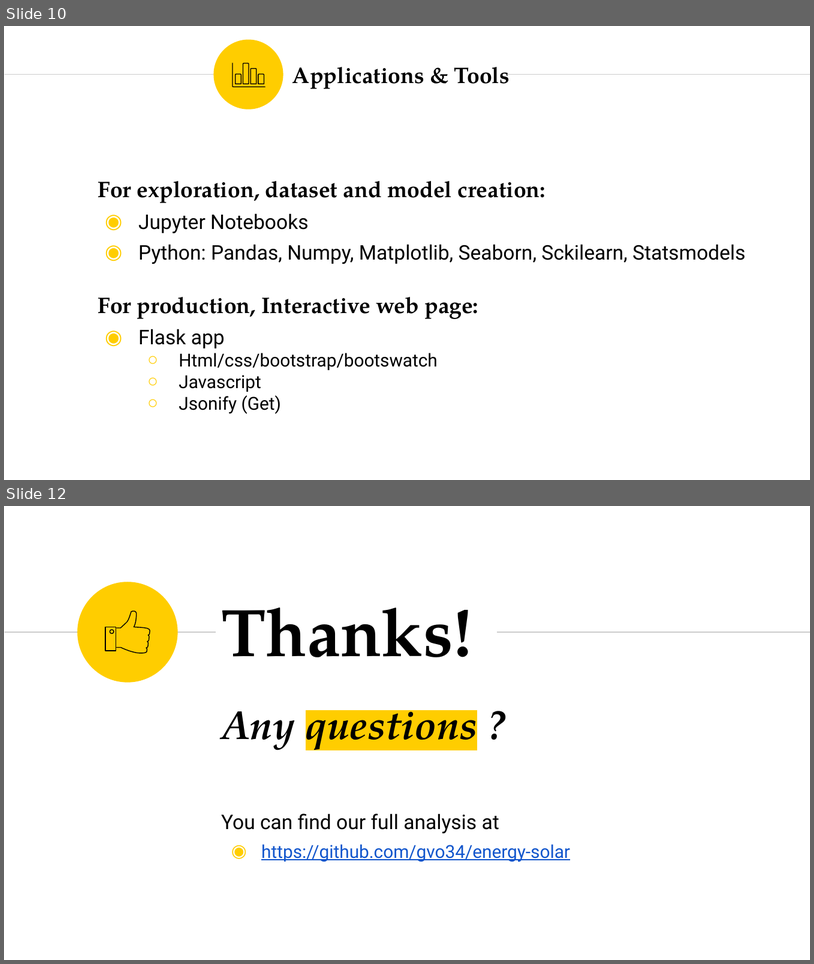
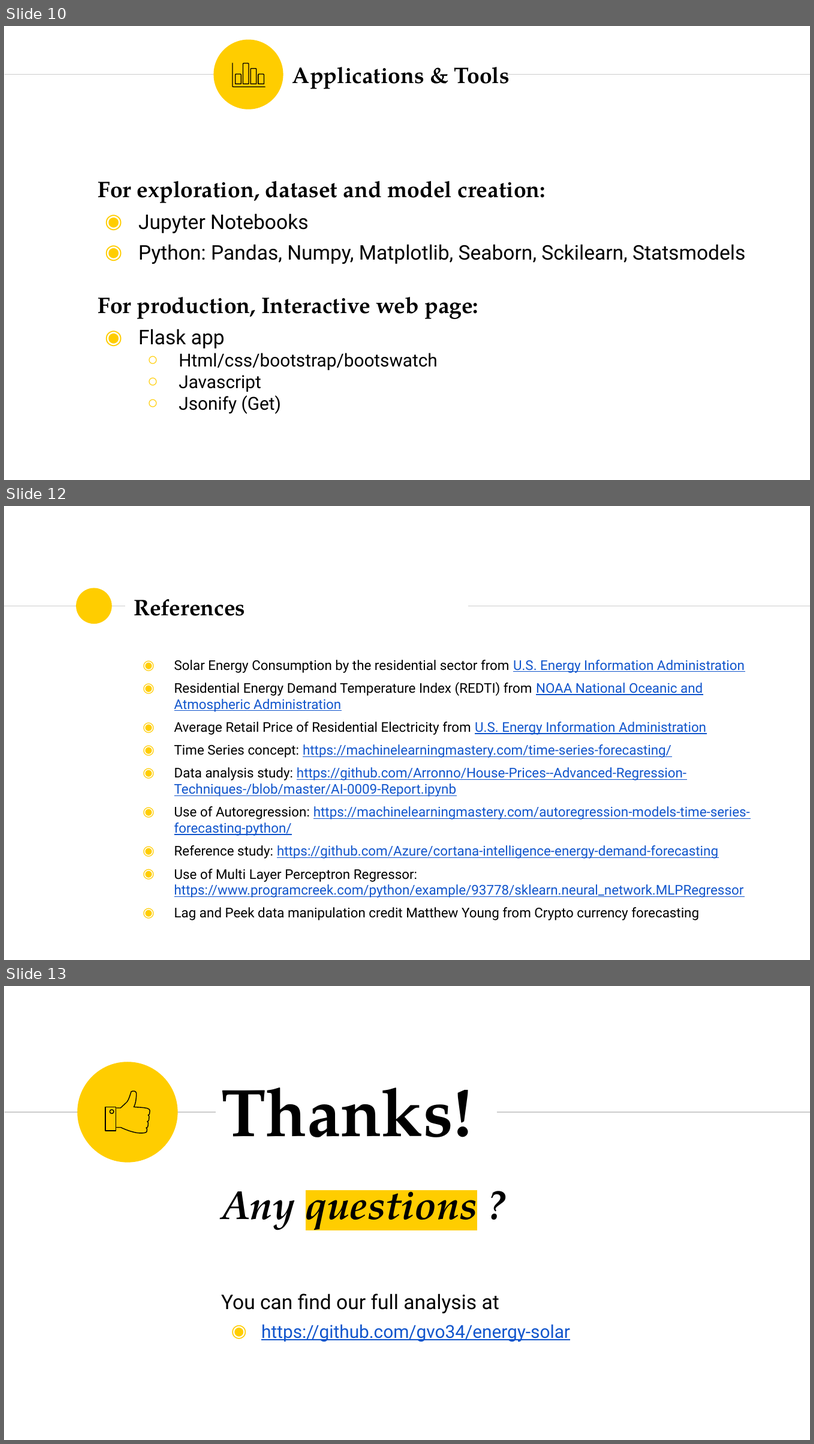
Before and after one commit to gvo34/energy-solar, a slide deck: Energy Solar ppt final version.pptx. Shown one above the other, each under a label of ours: slides 10 and 12 before the commit, slides 10, 12 and 13 after it; the slides between them are not shown. The pictures are 814x964 and 814x1444 pixels, drawn with LibreOffice and Linux fonts; fonts in the diff are those of the drawing. Boxes give left, top, right and bottom in pixels: in the first picture for what was removed or moved away, otherwise in the second. Text is boxed around its words. In the diff, an @@ line names an element or a change of style, - is before the commit and + after.

Commit message:
add references to ppt

```diff
--- a/Energy Solar ppt final version.pptx
+++ b/Energy Solar ppt final version.pptx
@@ slide 12 added at box(4, 506, 810, 960), background #FFFFFF @@
@@ ellipse added at box(76, 588, 111, 624), fill #FFCD00 @@
@@ line added from (4, 606) to (125, 606), #CCCCCC 0.75 pt @@
@@ title added at box(134, 599, 245, 616), 20 pt, text #000000, bold @@
+References
@@ line added from (468, 606) to (810, 606), #CCCCCC 0.75 pt @@
@@ text added at box(174, 660, 750, 920), 12 pt, text #1155CC, underline @@
+◉ Solar Energy Consumption by the residential sector from U.S. Energy Information Administration
+◉ Residential Energy Demand Temperature Index (REDTI) from NOAA National Oceanic and Atmospheric Administration
+◉ Average Retail Price of Residential Electricity from U.S. Energy Information Administration
+◉ Time Series concept: https://machinelearningmastery.com/time-series-forecasting/
+◉ Data analysis study: https://github.com/Arronno/House-Prices--Advanced-Regression-Techniques-/blob/master/AI-0009-Report.ipynb
+◉ Use of Autoregression: https://machinelearningmastery.com/autoregression-models-time-series-forecasting-python/
+◉ Reference study: https://github.com/Azure/cortana-intelligence-energy-demand-forecasting
+◉ Use of Multi Layer Perceptron Regressor: https://www.programcreek.com/python/example/93778/sklearn.neural_network.MLPRegressor
+◉ Lag and Peek data manipulation credit Matthew Young from Crypto currency forecasting
@@ what was slide 12 is now slide 13 @@
```
Also in this commit, not shown: 3 slides changed, 1 other file.
